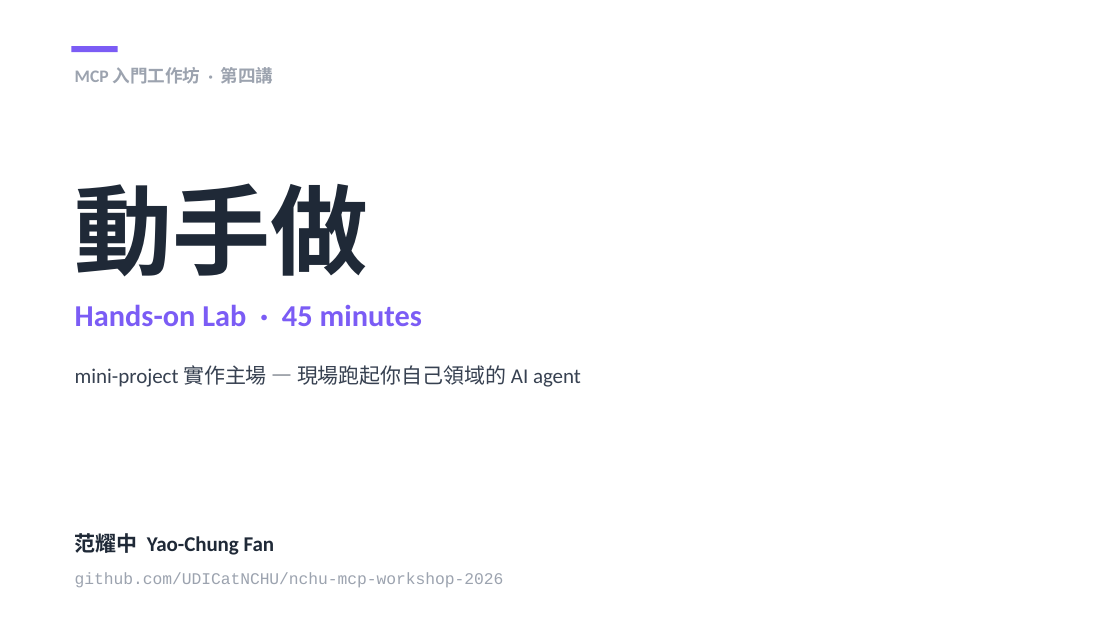
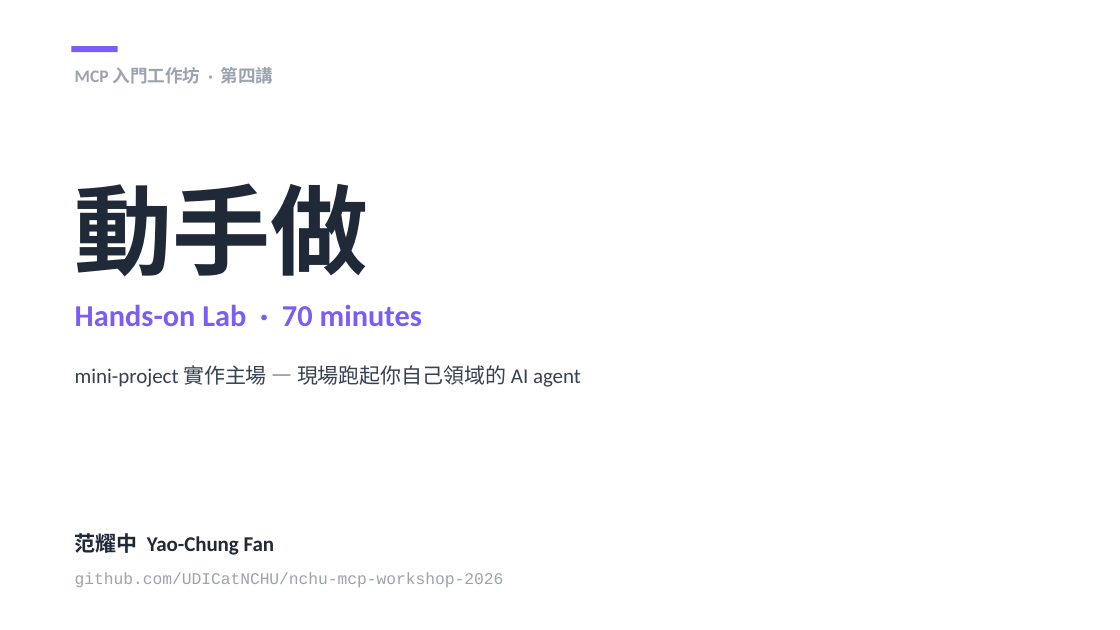
Before and after one commit to mjib007/nchu-mcp-workshop-2026, a slide deck: slide 1 of slides/04-hands-on-lab.pptx. Drawn at 1120x630 pixels with LibreOffice and Linux fonts; fonts in the diff are those of the drawing. Boxes give left, top, right and bottom in pixels: in the first picture for what was removed or moved away, otherwise in the second. Text is boxed around its words. In the diff, an @@ line names an element or a change of style, - is before the commit and + after.

Commit message:
chore: 時間表重配 — Why/How 各 20、Agentic 30、Hands-on 70、收尾 10（總 160 min）
依使用者新規劃把重心移到 hands-on:
| 段 | 舊 | 新 |
| Seg1 Why MCP       | 40 | 20 |
| Seg2 How MCP Works | 40 | 20 |
| 休息                | 10 | 10 |
| Seg3 Agentic Loop  | 35 | 30 |
| Seg4 Hands-on      | 45 | 70 |
| Seg5 收尾           | 10 | 10 |
| 總                  |180 |160 |

更新:CLAUDE.md / README 段落表 + 各段 heading、04-hands-on-lab.md
(70 分時間配置重排:10/15/20/15/10)、build-04-slides.py(cover 70min +
schedule slide 重排)+ 04 pptx 重 build、docs/index.html + index-local.html
(timeline seg-time + 各段 duration tag)。

「三小時工作坊」活動時段名稱保留(160 min 內容 + 報到/Q&A buffer 在 3hr 時段內)。

```diff
--- a/slides/04-hands-on-lab.pptx
+++ b/slides/04-hands-on-lab.pptx
@@ text at box(75, 304, 422, 326): text changed @@
-Hands-on Lab · 45 minutes
+Hands-on Lab · 70 minutes
```
Also in this commit, not shown: 2 other slides changed, 6 other files.
